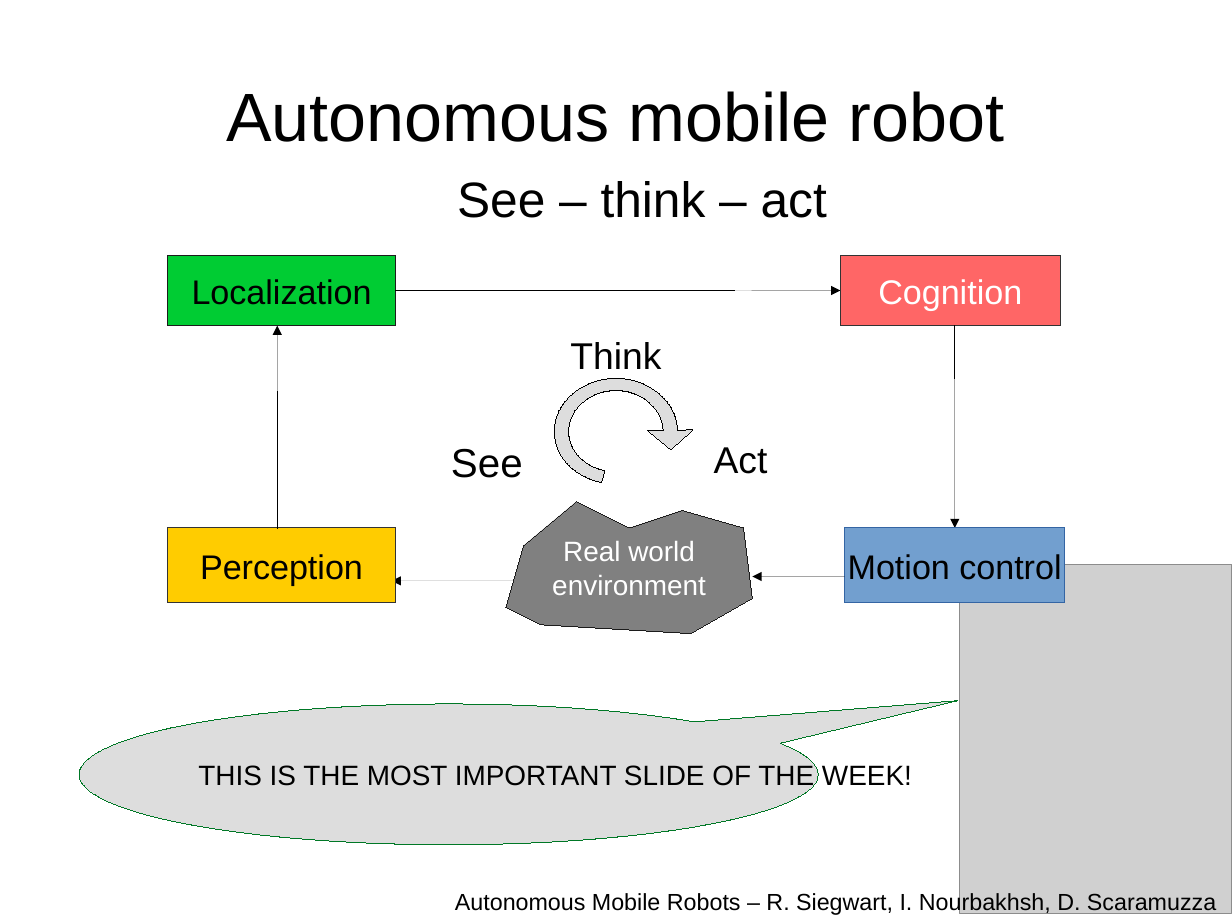
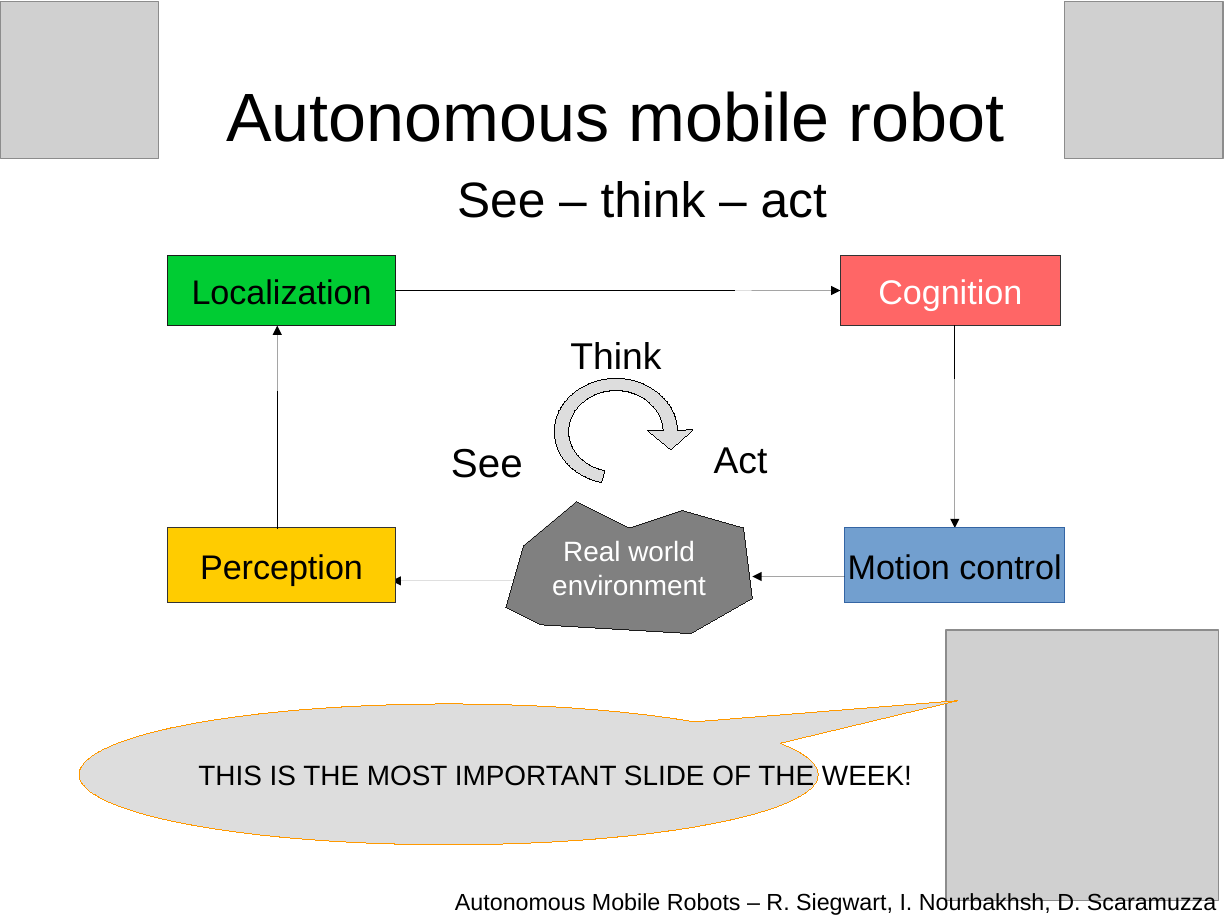
Before and after one commit to maivincent/MISE_presentations, a slide deck: slide 1 of step1_joystick_drive.odp. Drawn at 1232x924 pixels with LibreOffice and Linux fonts; fonts in the diff are those of the drawing; grey boxes stand for pictures. Boxes give left, top, right and bottom in pixels: in the first picture for what was removed or moved away, otherwise in the second. Text is boxed around its words. In the diff, an @@ line names an element or a change of style, - is before the commit and + after.

Commit message:
Change robot for duckie

```diff
--- a/step1_joystick_drive.odp
+++ b/step1_joystick_drive.odp
@@ picture added at (0, 1, 159, 159) @@
@@ picture added at (1065, 1, 1224, 159) @@
@@ picture: place and size @@
-picture at (959, 565, 1232, 913)
+picture at (946, 631, 1219, 901)
@@ speech bubble "THIS IS THE MOST IMPORTANT ..." at (79, 704, 818, 845): outline #007826 0 pt to #FF9900 0 pt @@
```
Also in this commit, not shown: 2 other slides changed, 5 other files.
